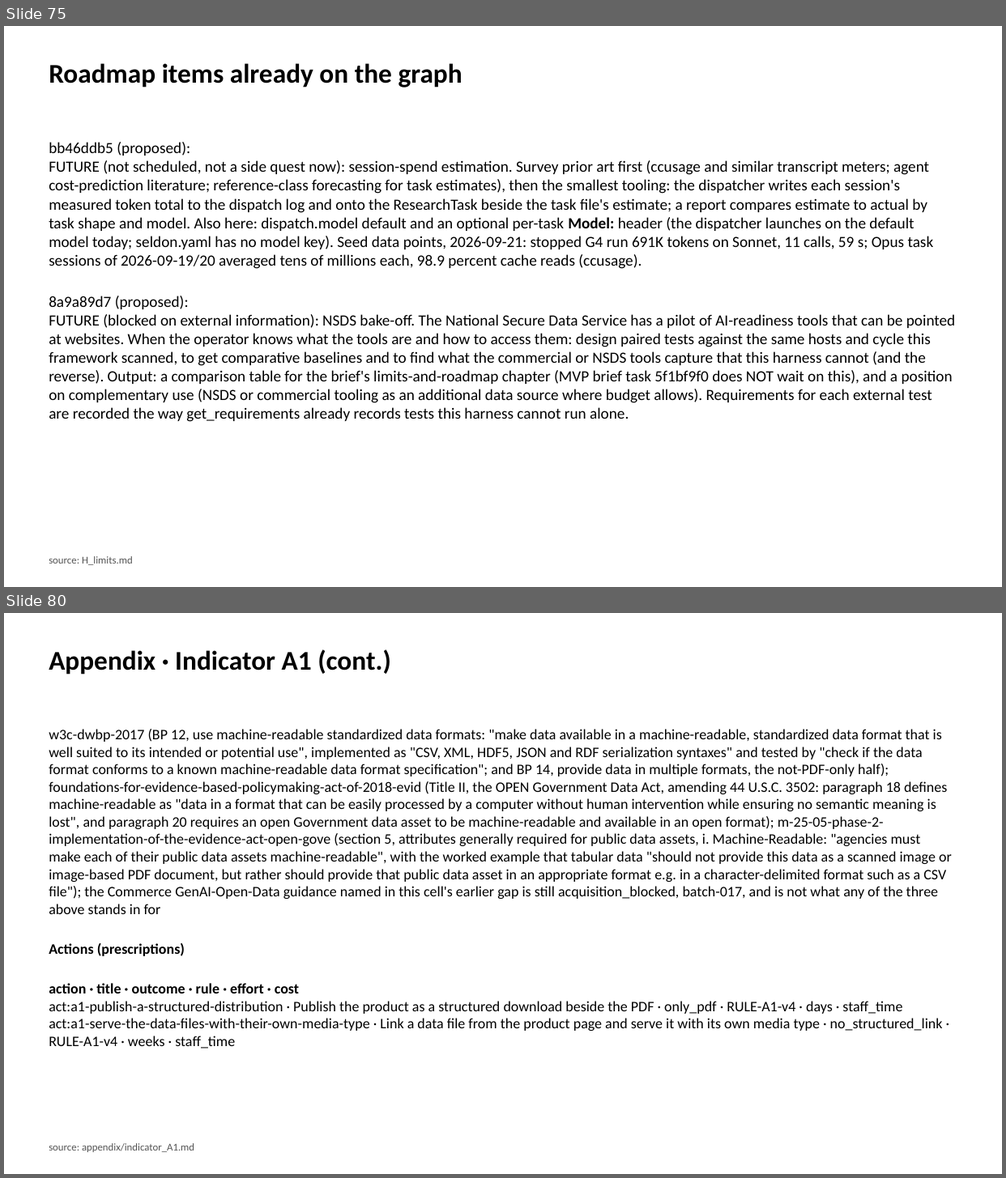
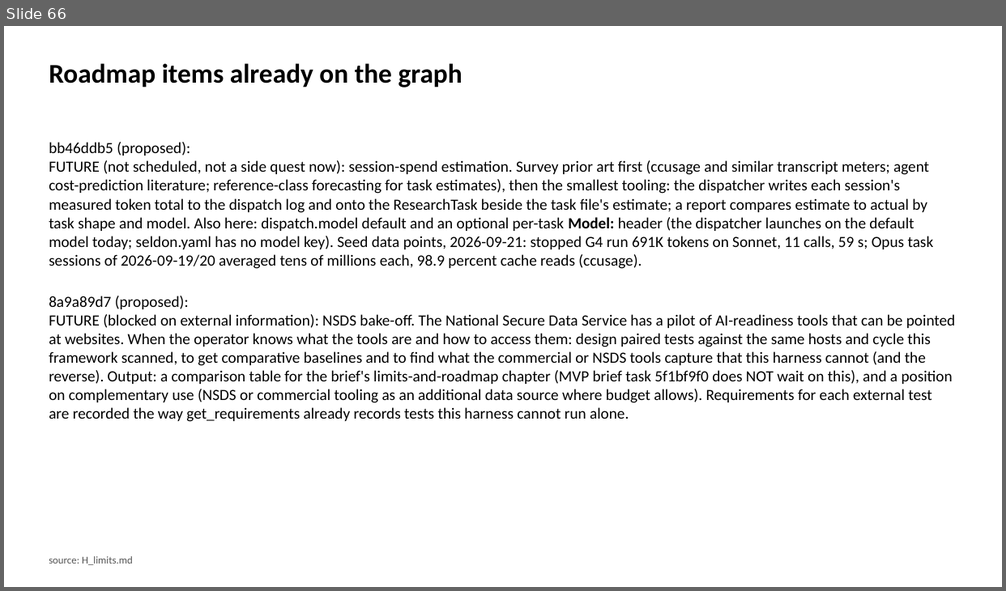
Before and after one commit to brockwebb/ai-readiness-kg, a slide deck: docs/deck/brief_deck.pptx. Shown one above the other, each under a label of ours: slides 75 and 80 before the commit, slide 66 after it; the slides between them are not shown. The pictures are 1006x1178 and 1006x591 pixels, drawn with LibreOffice and Linux fonts; fonts in the diff are those of the drawing. Boxes give left, top, right and bottom in pixels: in the first picture for what was removed or moved away, otherwise in the second. Text is boxed around its words. In the diff, an @@ line names an element or a change of style, - is before the commit and + after.

```diff
--- a/docs/deck/brief_deck.pptx
+++ b/docs/deck/brief_deck.pptx
@@ slide 80 removed at <box>4,613,1002,1174</box>, background #FFFFFF @@
@@ text removed at <box>49,649,391,675</box> @@
-Appendix · Indicator A1 (cont.)
@@ text removed at <box>49,729,952,1049</box> @@
-w3c-dwbp-2017 (BP 12, use machine-readable standardized data formats: "make data available in a machine-readable, standardized data format that is well suited to its intended or potential use", implemented as "CSV, XML, HDF5, JSON and RDF serialization syntaxes" and tested by "check if the data format conforms to a known machine-readable data format specification"; and BP 14, provide data in multiple formats, the not-PDF-only half); foundations-for-evidence-based-policymaking-act-of-2018-evid (Title II, the OPEN Government Data Act, amending 44 U.S.C. 3502: paragraph 18 defines machine-readable as "data in a format that can be easily processed by a computer without human intervention while ensuring no semantic meaning is lost", and paragraph 20 requires an open Government data asset to be machine-readable and available in an open format); m-25-05-phase-2-implementation-of-the-evidence-act-open-gove (section 5, attributes generally required for public data assets, i. Machine-Readable: "agencies must make each of their public data assets machine-readable", with the worked example that tabular data "should not provide this data as a scanned image or image-based PDF document, but rather should provide that public data asset in an appropriate format e.g. in a character-delimited format such as a CSV file"); the Commerce GenAI-Open-Data guidance named in this cell's earlier gap is still acquisition_blocked, batch-017, and is not what any of the three above stands in for
-Actions (prescriptions)
-action · title · outcome · rule · effort · cost
-act:a1-publish-a-structured-distribution · Publish the product as a structured download beside the PDF · only_pdf · RULE-A1-v4 · days · staff_time
-act:a1-serve-the-data-files-with-their-own-media-type · Link a data file from the product page and serve it with its own media type · no_structured_link · RULE-A1-v4 · weeks · staff_time
@@ text removed at <box>49,1144,194,1152</box> @@
-source: appendix/indicator_A1.md
@@ what was slide 75 is now slide 66 @@
```
Also in this commit, not shown: 7 slides changed, 1 slide added, 226 other slides removed, 8 other files.
